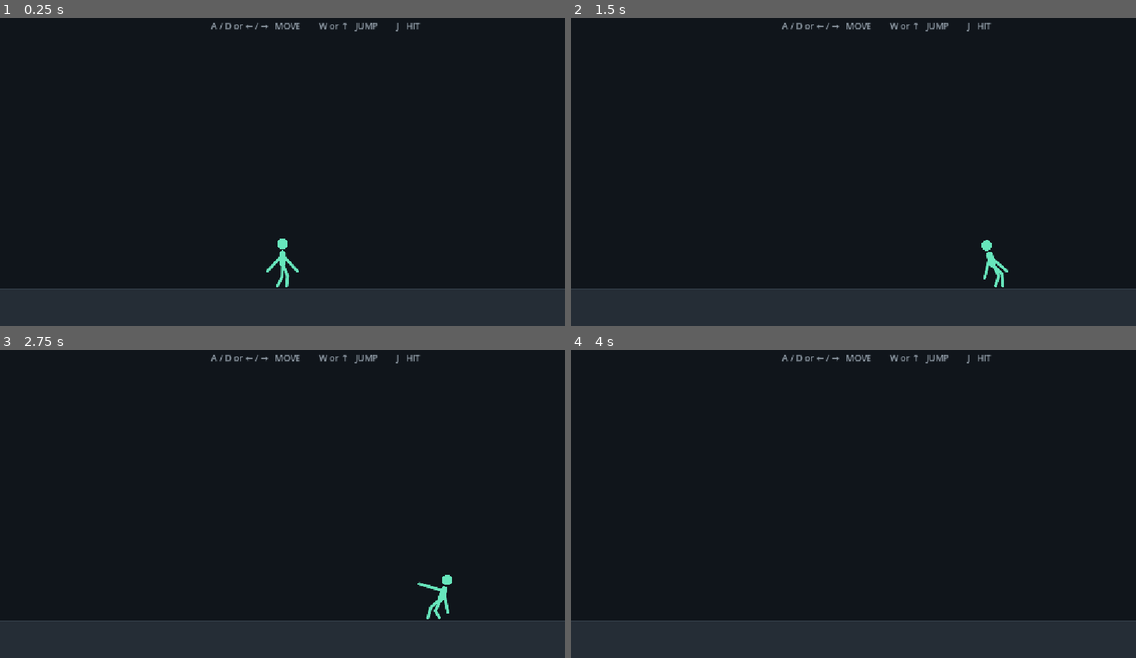
Above: before the commit, frames 1-4 (two rows, left to right).
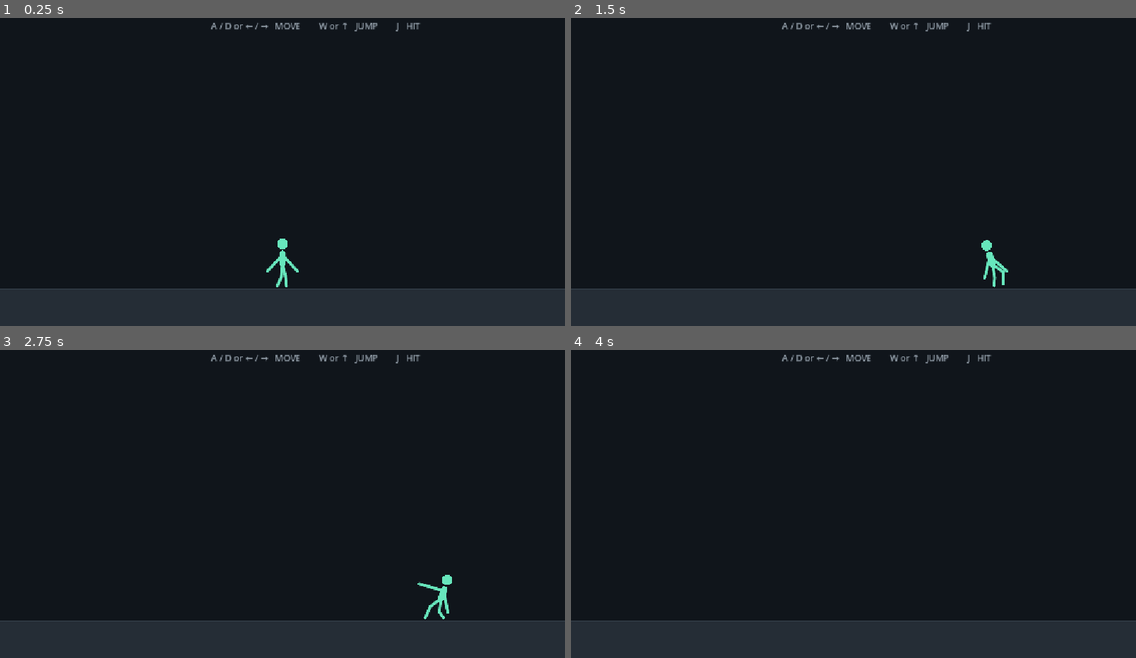
Above: after the commit, the same moments.

Repository: divanburke/ShadowSwap
Game: Godot game, scene res://main.tscn
Two runs of this game, one before a commit and one after it. Both use one fixed random seed, a clock stepped at 60 frames per second and the inputs below.
Inputs:
- Up to frame 1 (0.25 s): no input
- Up to frame 2 (1.5 s): hold J 0.53-1.28 s; hold D from 0.53 s (still down); tap W at 0.77 s; tap J at 1.35 s
- Up to frame 3 (2.75 s): tap W at 1.52 s; release D at 2.03 s; hold A from 2.03 s (still down); hold J from 2.03 s (still down)
- Up to frame 4 (4 s): release A at 2.78 s; release J at 2.78 s; hold D from 2.78 s (still down); tap J at 2.85 s; tap W at 3.02, 3.77 s; hold J from 3.53 s (still down)

The runs differ from the first frame. In frame 1, less than 0.1% of the frame differs, in the area x 48-52%, y 80-88%; in frame 2, 0.1%; in frame 3, 0.1%, in the area x 75-79%, y 81-88%; in frame 4, nothing differs.

Commit message:
Build human-style planted foot walk cycle

Diff:
--- a/scripts/fighter.gd
+++ b/scripts/fighter.gd
@@ -66,16 +66,19 @@
 
 const ANKLE_BASE_X = BODY_WIDTH * 0.34
 const ANKLE_BASE_Y = BODY_HEIGHT * 0.53
-const WALK_STRIDE = BODY_HEIGHT * 0.15
-const WALK_LIFT = BODY_HEIGHT * 0.075
+const WALK_STRIDE = BODY_HEIGHT * 0.18
+const WALK_LIFT = BODY_HEIGHT * 0.11
+const WALK_CYCLE_SPEED = 4.0
+
+const PLANTED_FOOT_SPRING = 72.0
+const PLANTED_FOOT_DAMPING = 11.0
+const SWING_FOOT_SPRING = 48.0
+const SWING_FOOT_DAMPING = 7.5
 
 # The visible ankle has a small clearance above the collision floor so the
 # floppy pose cannot visually sink through the platform.
 const GROUND_RENDER_Y = BODY_HEIGHT * 0.49
 const GROUND_RENDER_MARGIN = LEG_THICKNESS * 0.55
-
-const FOOT_SPRING = 48.0
-const FOOT_DAMPING = 8.0
 
 # Whole-body pose physics. The collision stays upright, but the visible
 # stick figure can lean, sway and settle like a loose body.
@@ -362,51 +365,61 @@
 	right_hand_velocity = right_arm_state[1]
 
 	# ==============================================================
-	# LEGS - upright two-step human gait
+	# LEGS - human walk cycle
 	# ==============================================================
+	# Each foot has two phases:
+	#   0.0 -> 0.5 : planted/supporting the body
+	#   0.5 -> 1.0 : lifted and swinging forward
+	#
+	# During support the foot moves backward relative to the hips as the
+	# body passes over it. During swing it lifts, travels forward, and lands.
 	if is_on_floor() and speed_ratio > 0.05:
-		walking_phase += delta * (4.5 + speed_ratio * 9.0)
+		walking_phase = fmod(
+			walking_phase + delta * (WALK_CYCLE_SPEED + speed_ratio * 5.0),
+			TAU
+		)
 	else:
 		walking_phase = move_toward(
 			walking_phase,
 			0.0,
-			delta * 2.8
-		)
-
-	var left_step = sin(walking_phase)
-	var right_step = sin(walking_phase + PI)
-
-	# One foot lifts while the other stays close to the floor.
-	var left_lift = maxf(left_step, 0.0) * WALK_LIFT
-	var right_lift = maxf(right_step, 0.0) * WALK_LIFT
-
-	var left_ankle_target = Vector2(
-		-ANKLE_BASE_X + left_step * WALK_STRIDE,
-		ANKLE_BASE_Y - left_lift
-	)
-
-	var right_ankle_target = Vector2(
-		ANKLE_BASE_X + right_step * WALK_STRIDE,
-		ANKLE_BASE_Y - right_lift
+			delta * 3.2
+		)
+
+	var left_cycle = fposmod(walking_phase / TAU, 1.0)
+	var right_cycle = fposmod(left_cycle + 0.5, 1.0)
+
+	var left_leg_target = get_walk_ankle_target(
+		left_cycle,
+		-1.0,
+		is_on_floor()
+	)
+
+	var right_leg_target = get_walk_ankle_target(
+		right_cycle,
+		1.0,
+		is_on_floor()
 	)
 
 	if speed_ratio <= 0.05 and is_on_floor():
-		left_ankle_target = Vector2(-ANKLE_BASE_X, ANKLE_BASE_Y)
-		right_ankle_target = Vector2(ANKLE_BASE_X, ANKLE_BASE_Y)
-
-	# Airborne legs hang/tuck instead of continuing the walking cycle.
+		left_leg_target = Vector2(-ANKLE_BASE_X, ANKLE_BASE_Y)
+		right_leg_target = Vector2(ANKLE_BASE_X, ANKLE_BASE_Y)
+
+	# In the air both legs relax downward and slightly behind the body.
 	if not is_on_floor():
-		left_ankle_target.y += BODY_HEIGHT * 0.05
-		right_ankle_target.y += BODY_HEIGHT * 0.05
-		left_ankle_target.x -= facing * BODY_HEIGHT * 0.045
-		right_ankle_target.x -= facing * BODY_HEIGHT * 0.045
+		left_leg_target.y += BODY_HEIGHT * 0.06
+		right_leg_target.y += BODY_HEIGHT * 0.06
+		left_leg_target.x -= facing * BODY_HEIGHT * 0.04
+		right_leg_target.x -= facing * BODY_HEIGHT * 0.04
+
+	var left_cycle_stance = is_on_floor() and left_cycle < 0.5
+	var right_cycle_stance = is_on_floor() and right_cycle < 0.5
 
 	var left_ankle_state = spring_vector(
 		left_ankle_offset,
 		left_ankle_velocity,
-		left_ankle_target,
-		FOOT_SPRING,
-		FOOT_DAMPING,
+		left_leg_target,
+		PLANTED_FOOT_SPRING if left_cycle_stance else SWING_FOOT_SPRING,
+		PLANTED_FOOT_DAMPING if left_cycle_stance else SWING_FOOT_DAMPING,
 		delta
 	)
 
@@ -416,15 +429,17 @@
 	var right_ankle_state = spring_vector(
 		right_ankle_offset,
 		right_ankle_velocity,
-		right_ankle_target,
-		FOOT_SPRING,
-		FOOT_DAMPING,
+		right_leg_target,
+		PLANTED_FOOT_SPRING if right_cycle_stance else SWING_FOOT_SPRING,
+		PLANTED_FOOT_DAMPING if right_cycle_stance else SWING_FOOT_DAMPING,
 		delta
 	)
 
 	right_ankle_offset = right_ankle_state[0]
 	right_ankle_velocity = right_ankle_state[1]
 
+	# The knee solver naturally produces a deeper bend on the lifted swing
+	# leg because its ankle is higher and farther forward.
 	left_knee_offset = solve_leg(
 		Vector2(0.0, HIP_Y),
 		left_ankle_offset,
@@ -437,7 +452,61 @@
 		facing
 	)
 
+	left_knee_offset = solve_leg(
+		Vector2(0.0, HIP_Y),
+		left_ankle_offset,
+		facing
+	)
+
+	right_knee_offset = solve_leg(
+		Vector2(0.0, HIP_Y),
+		right_ankle_offset,
+		facing
+	)
+
 	previous_floor_state = is_on_floor()
+
+
+func get_walk_ankle_target(cycle, side, grounded):
+	var forward = facing
+
+	# Side separation keeps both legs connected to the central hip while
+	# leaving enough room for a readable human silhouette.
+	var side_offset = side * ANKLE_BASE_X
+
+	if not grounded:
+		return Vector2(
+			side_offset - forward * BODY_HEIGHT * 0.04,
+			ANKLE_BASE_Y + BODY_HEIGHT * 0.06
+		)
+
+	# Support: the foot is planted and the body moves over it.
+	if cycle < 0.5:
+		var support_t = cycle * 2.0
+		support_t = smoothstep(0.0, 1.0, support_t)
+
+		return Vector2(
+			side_offset + lerpf(
+				forward * WALK_STRIDE,
+				-forward * WALK_STRIDE,
+				support_t
+			),
+			ANKLE_BASE_Y
+		)
+
+	# Swing: lift the foot, bring it forward, then lower it for contact.
+	var swing_t = (cycle - 0.5) * 2.0
+	var swing_progress = smoothstep(0.0, 1.0, swing_t)
+	var lift = sin(swing_t * PI) * WALK_LIFT
+
+	return Vector2(
+		side_offset + lerpf(
+			-forward * WALK_STRIDE,
+			forward * WALK_STRIDE,
+			swing_progress
+		),
+		ANKLE_BASE_Y - lift
+	)
 
 
 func solve_leg(hip, ankle, bend_direction):
